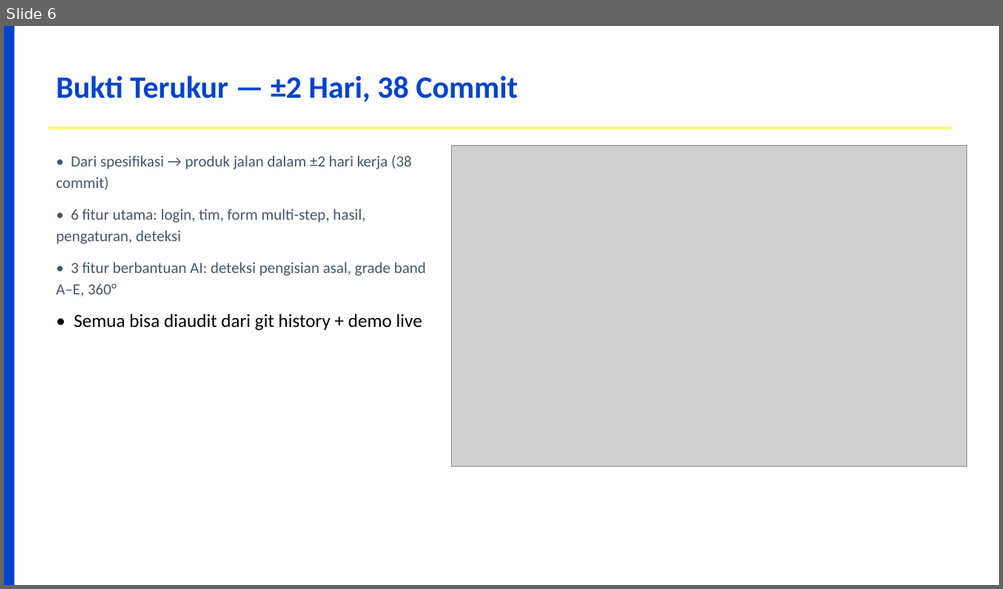
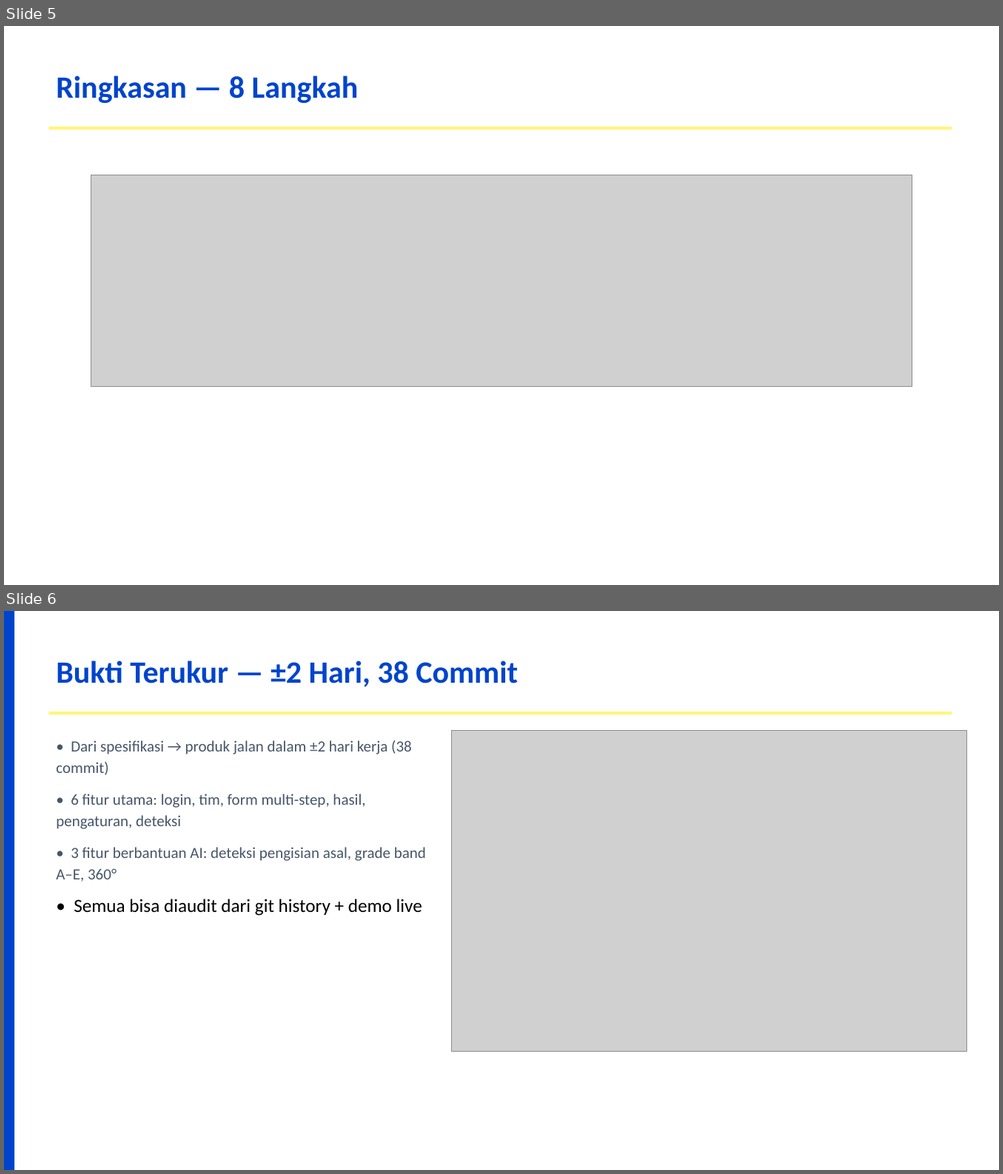
Before and after one commit to dhenta312/hackathon-appraisal, a slide deck: Presentasi-Penilaian-Kinerja.pptx. Shown one above the other, each under a label of ours: slide 6 before the commit, slides 5 and 6 after it. The pictures are 1003x589 and 1003x1174 pixels, drawn with LibreOffice and Linux fonts; fonts in the diff are those of the drawing; grey boxes stand for pictures. Boxes give left, top, right and bottom in pixels: in the first picture for what was removed or moved away, otherwise in the second. Text is boxed around its words. In the diff, an @@ line names an element or a change of style, - is before the commit and + after.

```diff
--- a/Presentasi-Penilaian-Kinerja.pptx
+++ b/Presentasi-Penilaian-Kinerja.pptx
@@ slide 5 added at [4,26,999,585], background #FFFFFF @@
@@ text added at [56,76,358,103], 30 pt, text #0044CD, bold @@
+Ringkasan — 8 Langkah
@@ rectangle added at [48,127,951,130], fill #FFF67A @@
@@ picture added at [91,175,912,387] @@
```
Also in this commit, not shown: 6 slides changed, 1 other slide added, 2 slides removed, 3 other files.
